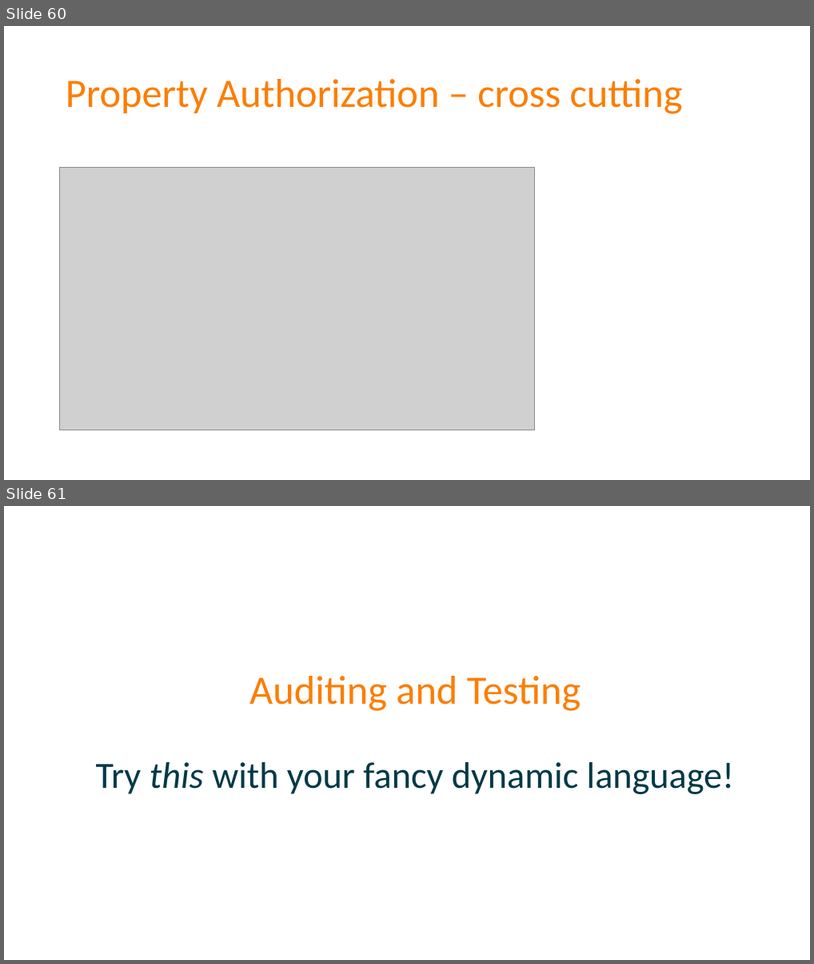
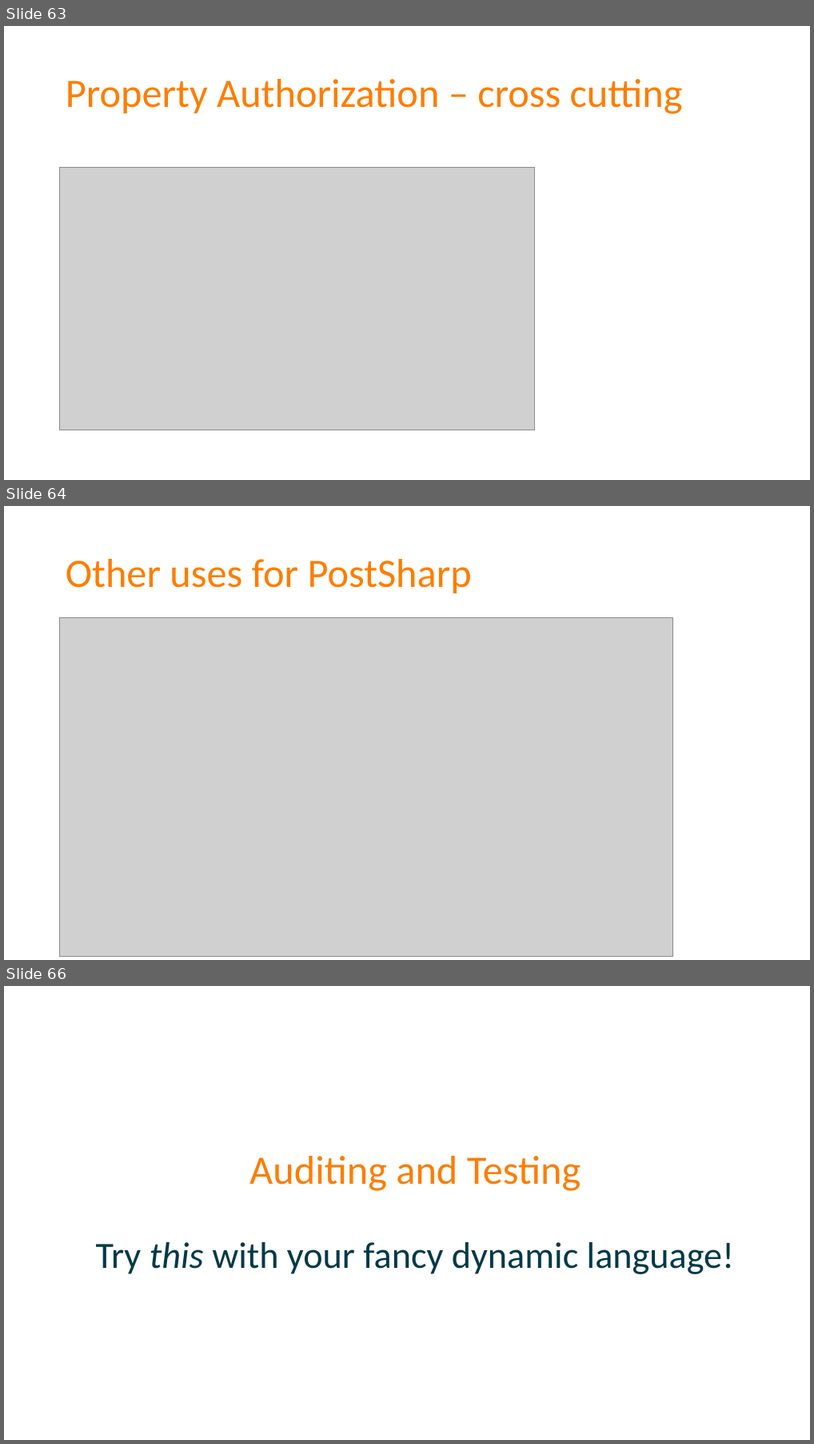
Before and after one commit to spetryjohnson/Talk---Dont-Write-Secure-Code-Design-Secure-Systems, a slide deck: Secure Systems - CodeMash 2017.pptx. Shown one above the other, each under a label of ours: slides 60 and 61 before the commit, slides 63, 64 and 66 after it; the slides between them are not shown. The pictures are 814x964 and 814x1444 pixels, drawn with LibreOffice and Linux fonts; fonts in the diff are those of the drawing; grey boxes stand for pictures. Boxes give left, top, right and bottom in pixels: in the first picture for what was removed or moved away, otherwise in the second. Text is boxed around its words. In the diff, an @@ line names an element or a change of style, - is before the commit and + after.

```diff
--- a/Secure Systems - CodeMash 2017.pptx
+++ b/Secure Systems - CodeMash 2017.pptx
@@ slide 64 added at (x1=4, y1=506, x2=810, y2=960), background #FFFFFF @@
@@ title added at (x1=66, y1=559, x2=472, y2=593), 48 pt, text #FD7D00 @@
+Other uses for PostSharp
@@ picture added at (x1=60, y1=618, x2=674, y2=956) @@
@@ what was slide 60 is now slide 63 @@
@@ what was slide 61 is now slide 66 @@
```
Also in this commit, not shown: 1 slide changed, 4 other slides added, 4 other files.
